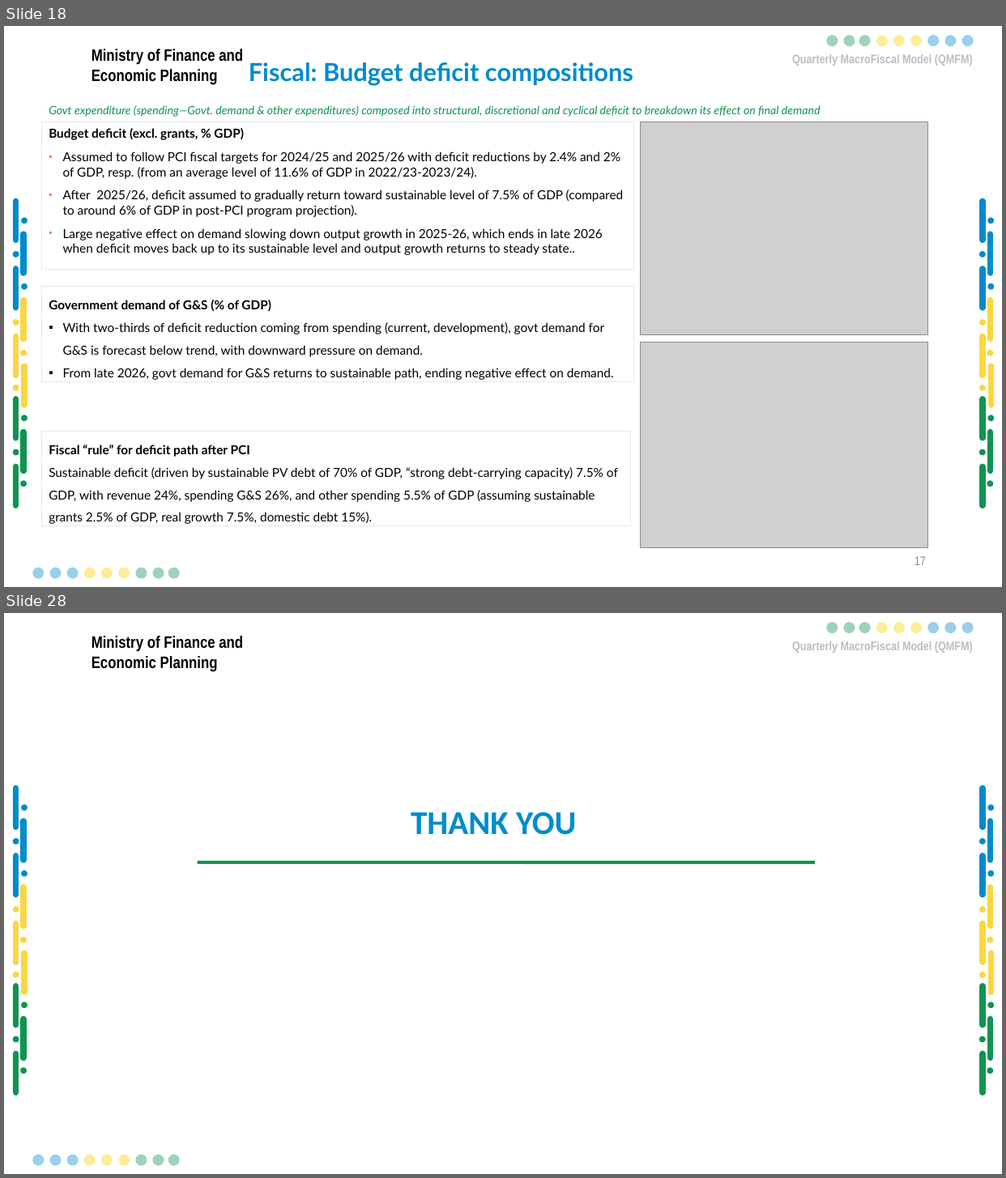
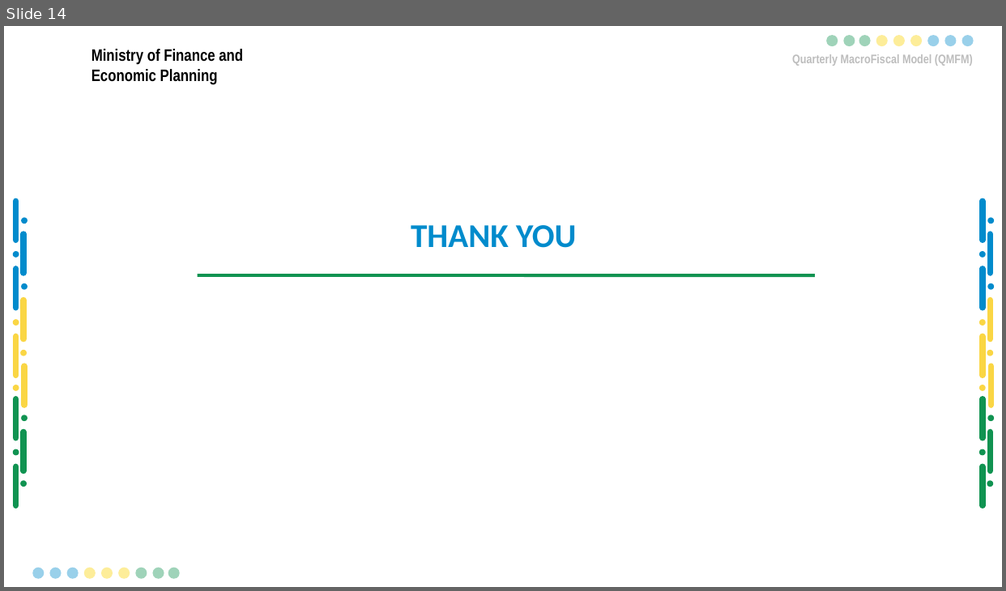
Before and after one commit to Karenzo2150/QMFM, a slide deck: docs/Presentations & BriefNotes/2025/September-round/QMFM Sept 2024 round Summary Outlook Presentation-LK March2ak-EvMRev - Copy.pptx. Shown one above the other, each under a label of ours: slides 18 and 28 before the commit, slide 14 after it; the slides between them are not shown. The pictures are 1006x1178 and 1006x591 pixels, drawn with LibreOffice and Linux fonts; fonts in the diff are those of the drawing; grey boxes stand for pictures; background and template pictures are left out. Boxes give left, top, right and bottom in pixels: in the first picture for what was removed or moved away, otherwise in the second. Text is boxed around its words. In the diff, an @@ line names an element or a change of style, - is before the commit and + after.

Commit message:
Updated forecast presentation

```diff
--- a/docs/Presentations & BriefNotes/2025/September-round/QMFM Sept 2024 round Summary Outlook Presentation-LK March2ak-EvMRev - Copy.pptx
+++ b/docs/Presentations & BriefNotes/2025/September-round/QMFM Sept 2024 round Summary Outlook Presentation-LK March2ak-EvMRev - Copy.pptx
@@ slide 18 removed at (x1=4, y1=26, x2=1002, y2=587), background #FFFFFF; not listed: 56 template elements that a slide beside it also shows @@
@@ title removed at (x1=249, y1=62, x2=633, y2=86) @@
-Fiscal: Budget deficit compositions
@@ rectangle removed at (x1=41, y1=122, x2=634, y2=269) @@
-  Budget deficit (excl. grants, % GDP)
-  ▪ Assumed to follow PCI fiscal targets for 2024/25 and 2025/26 with deficit reductions by 2.4% and 2% of GDP, resp. (from an average level of 11.6% of GDP in 2022/23-2023/24).
-  ▪ After 2025/26, deficit assumed to gradually return toward sustainable level of 7.5% of GDP (compared to around 6% of GDP in post-PCI program projection).
-  ▪ Large negative effect on demand slowing down output growth in 2025-26, which ends in late 2026 when deficit moves back up to its sustainable level and output growth returns to steady state..
@@ text removed at (x1=49, y1=105, x2=820, y2=117) @@
-Govt expenditure (spending—Govt. demand & other expenditures) composed into structural, discretional and cyclical deficit to breakdown its effect on final demand
@@ picture removed at (x1=641, y1=122, x2=928, y2=336) @@
@@ rectangle removed at (x1=41, y1=287, x2=634, y2=382) @@
-Government demand of G&S (% of GDP)
-▪ With two-thirds of deficit reduction coming from spending (current, development), govt demand for G&S is forecast below trend, with downward pressure on demand.
-▪ From late 2026, govt demand for G&S returns to sustainable path, ending negative effect on demand.
@@ picture removed at (x1=641, y1=342, x2=928, y2=548) @@
@@ rectangle removed at (x1=41, y1=432, x2=631, y2=527) @@
-Fiscal “rule” for deficit path after PCI
-Sustainable deficit (driven by sustainable PV debt of 70% of GDP, “strong debt-carrying capacity) 7.5% of GDP, with revenue 24%, spending G&S 26%, and other spending 5.5% of GDP (assuming sustainable grants 2.5% of GDP, real growth 7.5%, domestic debt 15%).
@@ page number removed at (x1=914, y1=557, x2=926, y2=565) @@
-17
@@ what was slide 28 is now slide 14 @@
```
Also in this commit, not shown: 8 slides changed, 1 slide added, 17 other slides removed, 1 other file.
